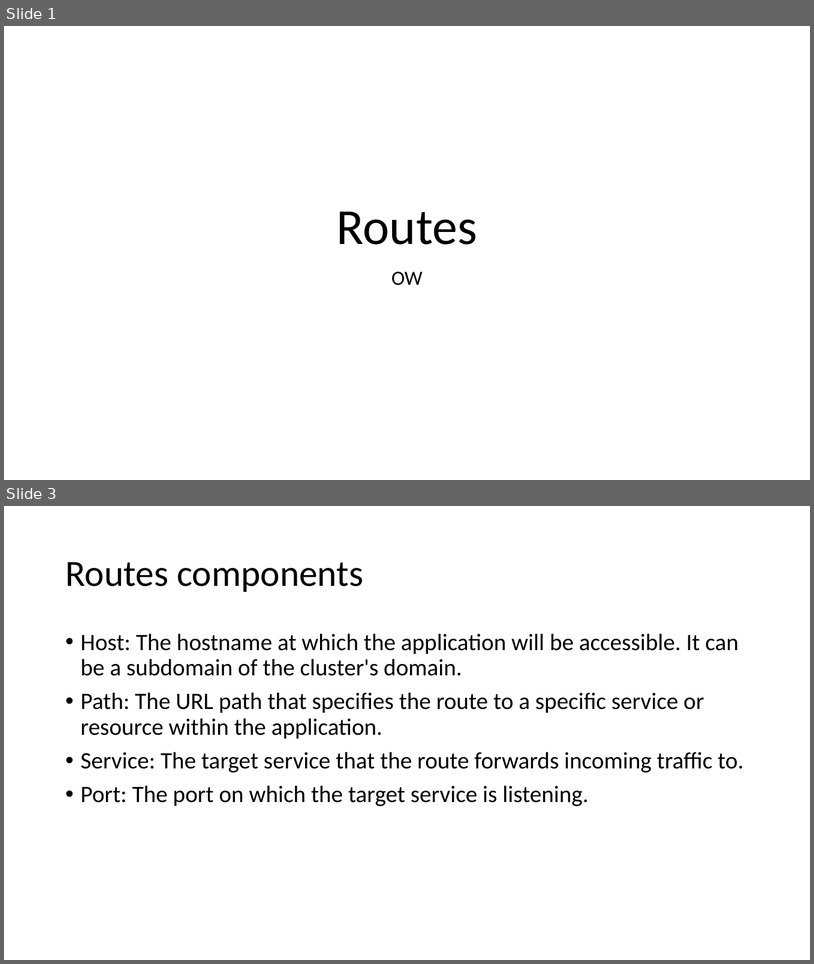
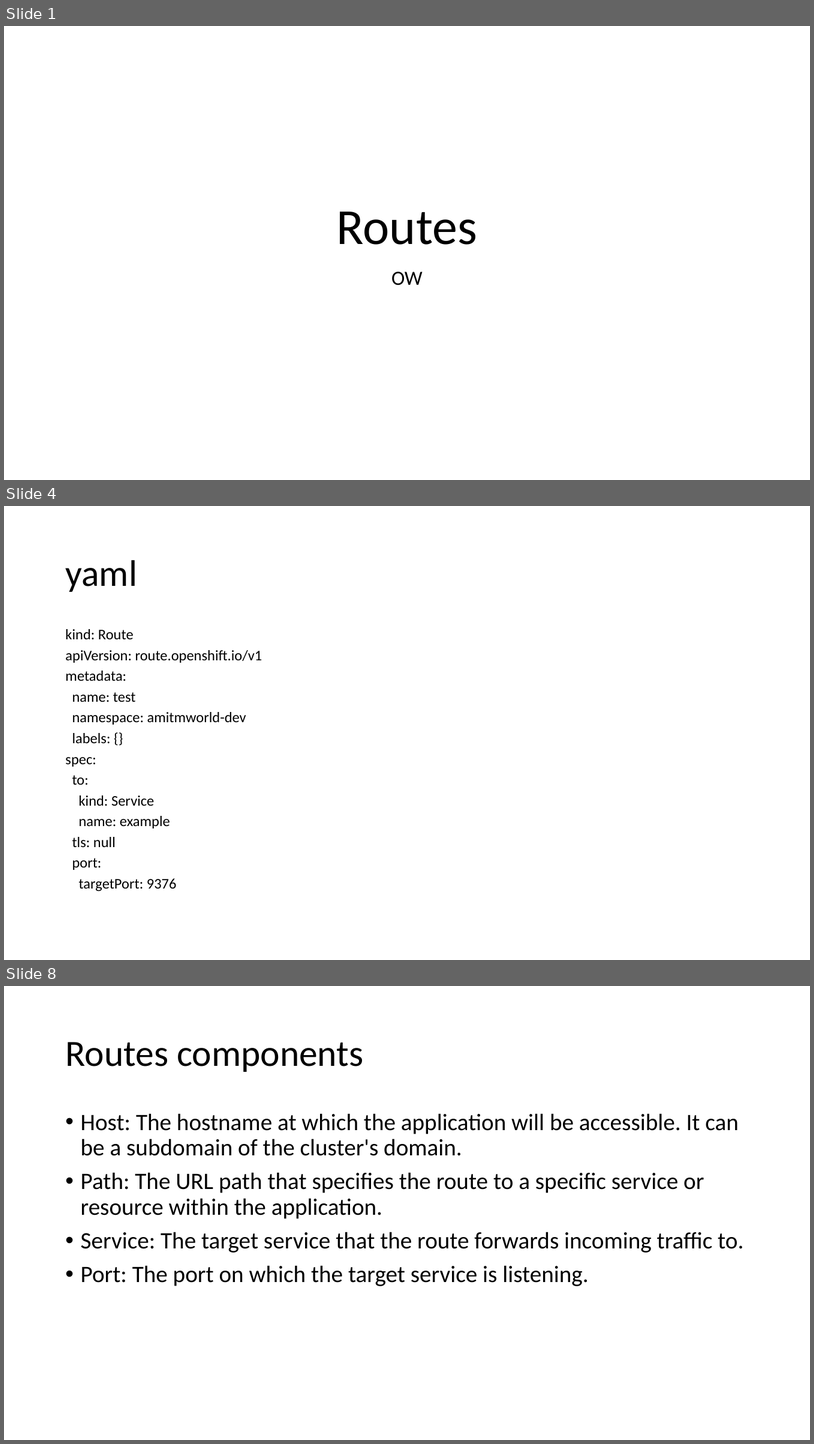
Before and after one commit to amitopenwriteup/okd, a slide deck: Routes.pptx. Shown one above the other, each under a label of ours: slides 1 and 3 before the commit, slides 1, 4 and 8 after it; the slides between them are not shown. The pictures are 814x964 and 814x1444 pixels, drawn with LibreOffice and Linux fonts; fonts in the diff are those of the drawing. Boxes give left, top, right and bottom in pixels: in the first picture for what was removed or moved away, otherwise in the second. Text is boxed around its words. In the diff, an @@ line names an element or a change of style, - is before the commit and + after.

```diff
--- a/Routes.pptx
+++ b/Routes.pptx
@@ slide 4 added at (x1=4, y1=506, x2=810, y2=960), background #FFFFFF @@
@@ title added at (x1=65, y1=560, x2=137, y2=592), 44 pt, text #000000 @@
+yaml
@@ text added at (x1=65, y1=629, x2=263, y2=891), 17.5 pt, text #000000 @@
+kind: Route
+apiVersion: route.openshift.io/v1
+metadata:
+name: test
+namespace: amitmworld-dev
+labels: {}
+spec:
+to:
+kind: Service
+name: example
+tls: null
+port:
+targetPort: 9376
@@ what was slide 3 is now slide 8 @@
```
Also in this commit, not shown: 2 slides changed, 17 other slides added, 2 slides removed.
